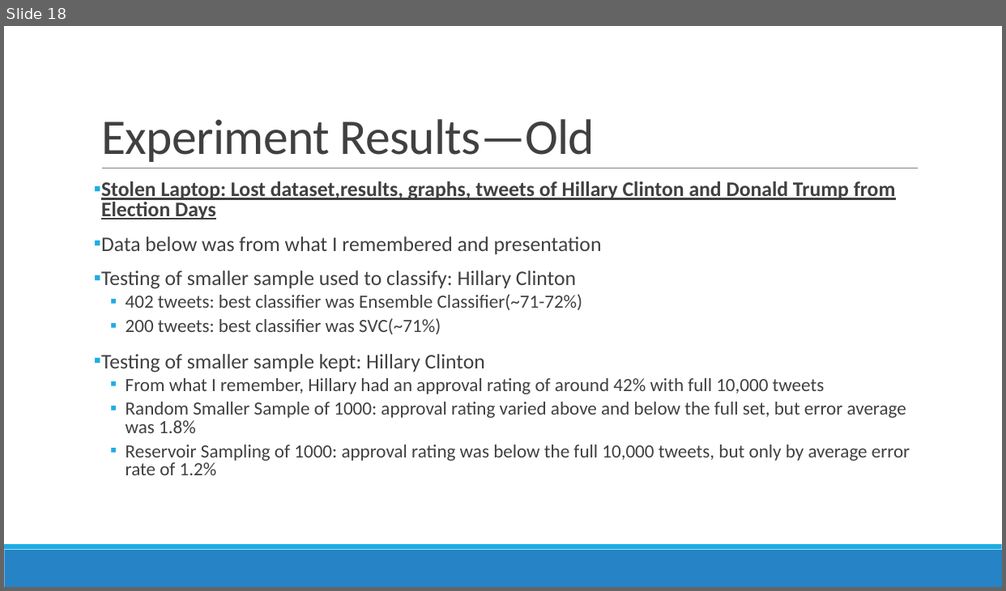
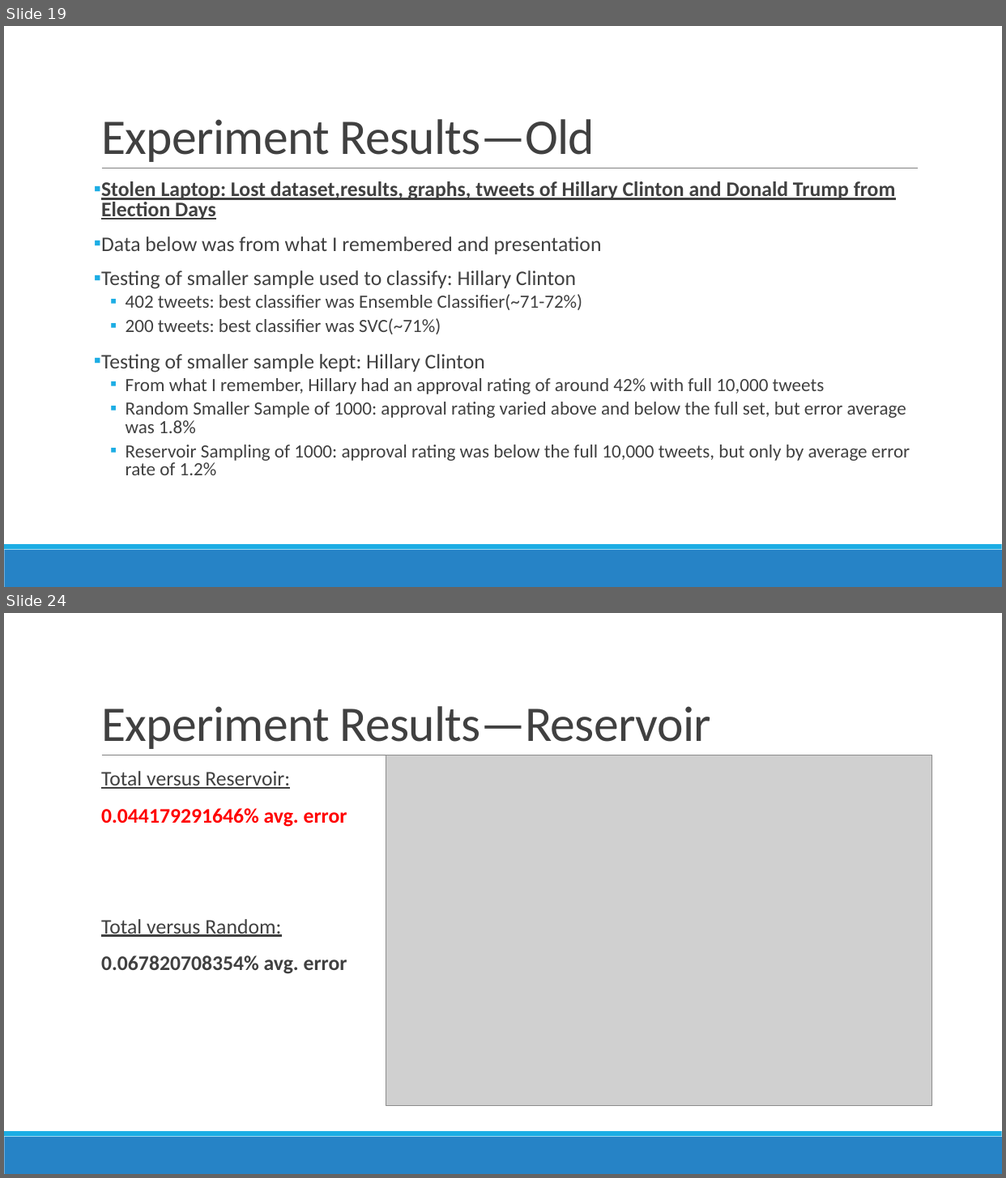
Before and after one commit to denniseh7/CS262, a slide deck: CS262_Project_Presentation_Dennis_Hsu.pptx. Shown one above the other, each under a label of ours: slide 18 before the commit, slides 19 and 24 after it; the slides between them are not shown. The pictures are 1006x591 and 1006x1178 pixels, drawn with LibreOffice and Linux fonts; fonts in the diff are those of the drawing; grey boxes stand for pictures. Boxes give left, top, right and bottom in pixels: in the first picture for what was removed or moved away, otherwise in the second. Text is boxed around its words. In the diff, an @@ line names an element or a change of style, - is before the commit and + after.

```diff
--- a/CS262_Project_Presentation_Dennis_Hsu.pptx
+++ b/CS262_Project_Presentation_Dennis_Hsu.pptx
@@ slide 24 added at [4,613,1002,1174], background #FFFFFF; not listed: 3 template elements that a slide beside it also shows @@
@@ title added at [101,706,711,749], 48 pt, text #404040 @@
+Experiment Results—Reservoir
@@ picture added at [386,756,931,1106] @@
@@ text added at [101,771,347,974], 20 pt, text #404040, bold @@
+  Total versus Reservoir:
+  0.044179291646% avg. error
+  Total versus Random:
+  0.067820708354% avg. error
@@ what was slide 18 is now slide 19 @@
```
Also in this commit, not shown: 5 slides changed, 4 other slides added, 1 slide removed, 16 other files.
